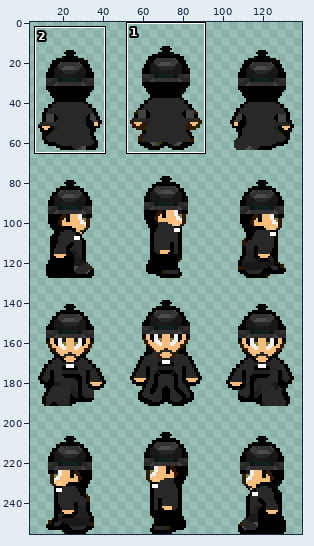
Sprite sheet: data/sprites/npc/npcwikary.png. Above: a wide view before the commit, with the close-up outlined.
Close-up. As it was:
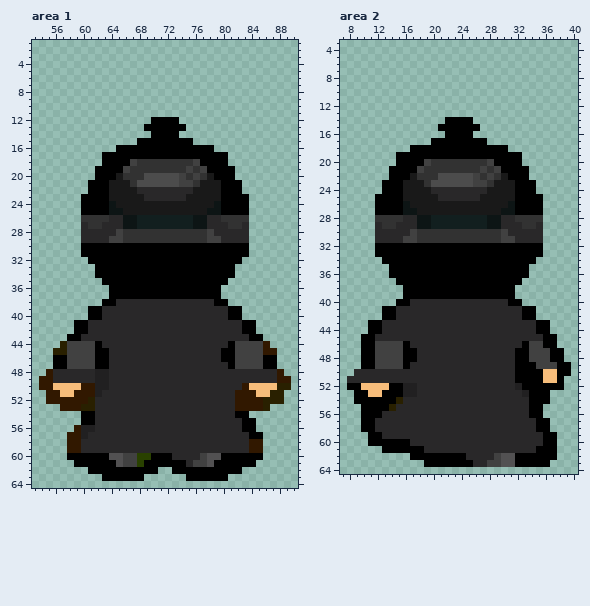
The file is 144x256 pixels. Colours within 5 levels of each other are drawn and written as one. Shown: area 1: x 53..90, y 1..64; area 2: x 7..40, y 3..64. The wide view leaves out empty margins. The commit also changed other parts of the picture, which this record leaves out.
The result:
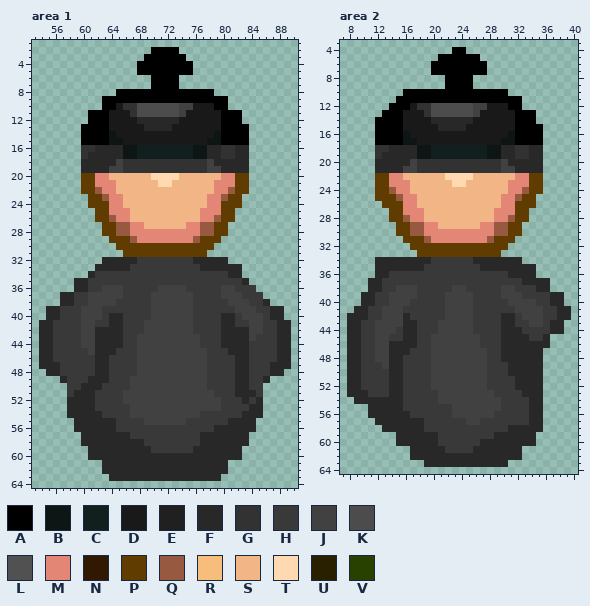
Palette (. is transparent): A #000000  B #0d1515  C #121f1f  D #191919  E #212021  F #292829  G #323232  H #393939  J #414141  K #4c4c4c  L #525152  M #e48676  N #311800  P #613c00  Q #985941  R #f6bd7b  S #f2b586  T #ffdab0  U #292000  V #294100
Changes in this commit:
Changed rows in their new state; - is an unchanged pixel.
Area 1:
first column x 54:
 2 ----------------AAAA----------------
 3 ---------------AAAAAA---------------
 4 --------------AAAAAAAA--------------
 5 --------------AAAAAAAA--------------
 6 ----------------AAAA----------------
 7 ----------------AAAA----------------
 8 -----------AAAAAAAAAAAAAA-----------
 9 ---------AAAAAAAAAAAAAAAAAA---------
10 ---------AADGGKKKKKKJJDDDAA---------
11 -------AAADDDGKKKKKKJDDDDDAAA-------
12 -------AAADDDDFFFFFFDDDDDDAAA-------
13 ------AAAADDDDDFFFFDDDDDDDAAAA------
14 ------AAAABDDDDDDDDDDDDDDBAAAA------
15 ------AAAABBDDDDDDDDDDDDBBAAAA------
16 ------GGFFFFBBCCCCCCCCBBFFGGFF------
17 ------GFFFFFBBCCCCCCCCBBFFGGFF------
18 ------FFFFFJGG--------GGJFFFFF------
19 ------FFFFJJG--------G-GJJFFFF------
20 ------PPMMSSSSSSTTTTSSSSSSMMPP------
21 ------PPMMMSSSSSSTTSSSSSSMMMPP------
22 ------PPQMMSSSSSSSSSSSSSSMMQPP------
23 ------.PPQMMSSSSSSSSSSSSMMQPP.------
24 ------.PPPMMSSSSSSSSSSSSMMPPP.------
25 ------..PPMMMSSSSSSSSSSMMMPP..------
26 ------..PPQMMSSSSSSSSSSMMQPP..------
27 ------...PPQQMMSSSSSSMMQQPP...------
28 ------...PPQQMMMMMMMMMMQQPP...------
29 ------....PPPQMMMMMMMMQPPP....------
30 ------.....PPPPPPPPPPPPPP.....------
31 ------......PPPPPPPPPPPP......------
32 -------..FFFFFHHHHHHHHFFFFF..-------
33 --------FFFFFHHHHHHHHHHFFFFFF-------
34 -------FHHHHHHHHHHHHHHHHHHHFF-------
35 -----FFHHHHHHHHHHHHHHHHHHHHHHF------
36 -----FFHHJJJHHHHHJJJJHHHHHJJHHH-----
37 ---FFHHJJJJJHHHHJJJJJJHHHHJJJHHH----
38 ---FFHHJJJJHHHHHJJJJJJHHHHHJJJHHF---
39 -FFHHHJJJHHHHHHHJJJJJJHHHHHHJJJHHFF-
40 -FFHHHJJJH--HHHHJJJJJJHHHH-FHJJJHFF-
41 FFHHHHJJHH--HHHJJJJJJJHHHH--HHJJHHFF
42 FFHHHHJJ----HHHJJJJJJJHHHH---FJJHHFF
43 FFHHHHJJ----HHJJJJJJJJJHHH----JHHHFF
44 FFHHHH--F---HHJJJJJJJJJHHH-FFFHHHHFF
45 FFHHHHH-FF-HHHJJJJJJJJJJHHHFFFHHHHFF
46 FFHHHHHHFFHHHHJJJJJJJJJJHHHHFFHHHHFF
47 FFFHHHHHFFHHHHJJJJJJJJJJHHHHFFHHHFFF
48 -F-HHHHHFFHHHHJJJJJJJJJJHHHH--HHH-F-
49 ...-HHH-FFHHHJJJJJJJJJJJHHHH--HH-...
50 ....HHFFFHHHHJJJJJJJJJJJHHHH-FHH....
51 -...HFFFHHHHJJJJJJJJJJJJJHHHFFFH...-
52 -...FFFFHHHHJJJJJJJJJJJJJJHHHFHF...-
53 ---.FFFFHHHHHJJJJJJJJJJJJJHHHHFF.---
54 ----FFFF-HHHHJJJJJJJJJJHHHHHHFFF----
55 -----FFF---HHHHJJJJJJHHHHHH--FF-----
56 -----FFF---HHHHHHHHHHHHHH----FF-----
57 ----..F------HHHHHHHHHH-------..----
58 ----..---------HHHHHHHH-------..----
59 ----...---------HHHHHH-------...----
60 ----...FFFFFFFFFFFF----FFFFFF...----
61 -----....FFFFFFFFFFFF-FFFFF....-----
62 -------..FFFFFFFFFFFFFFFFFF..-------
63 ---------.FFFFFFFFFFFFFFFF.---------
Area 2:
first column x 8:
 4 ---------------AA---------------
 5 -------------AAAAAA-------------
 6 ------------AAAAAAAA------------
 7 ------------AAAAAAAA------------
 8 --------------AAAA--------------
 9 --------------AAAA--------------
10 --------AAAAAAAAAAAAAAA---------
11 -------AAAAAAAAAAAAAAAAAA-------
12 ------AAADGGKKKKKKJJDDDAA-------
13 -----AAADDDGKKKKKKJDDDDDAAA-----
14 ----AAAADDDDFFFFFFDDDDDDAAA-----
15 ----AAAADDDDDFFFFDDDDDDDAAAA----
16 ----AAAABDDDDDDDDDDDDDDBAAAA----
17 ----AAAABBDDDDDDDDDDDDBBAAAA----
18 ----GGFFFFBBCCCCCCCCBBFFGGFF----
19 ----GFFFFFBBCCCCCCCCBBFFGGFF----
20 ----FFFFFJGG--------GGJFFFFF----
21 ----FFFFJJG--------G-GJJFFFF----
22 ----PPMMSSSSSSTTTTSSSSSSMMPP----
23 ----PPMMMSSSSSSTTSSSSSSMMMPP----
24 ----PPQMMSSSSSSSSSSSSSSMMQPP----
25 ----PPPQMMSSSSSSSSSSSSMMQPP.----
26 ----.PPPMMSSSSSSSSSSSSMMPPP.----
27 ----..PPMMMSSSSSSSSSSMMMPP..----
28 ----..PPQMMSSSSSSSSSSMMQPP..----
29 ----...PPQQMMSSSSSSMMQQPP...----
30 ----...PPQQMMMMMMMMMMQQPP...----
31 ----....PPPQMMMMMMMMQPPP....----
32 ----.....PPPPPPPPPPPPPP.....----
33 ----......PPPPPPPPPPPP......----
34 ----FFFFFFFFHHHHHHFFFFFFF..-----
35 ----FFFFFFFHHHHHHHHFFFFFFFF-----
36 ----FFHHHHHHHHHHHHHHHHHFFFF-----
37 ---FFHHHHHHHHHHHHHHHHHHHHFFFF---
38 ---FFHHJJJHHHHHJJHHHHHJJHHHFF---
39 --FFHHJJJJHHHHJJJJHHHHJJJHHHHFF-
40 --FFHHJJJHHHHHJJJJHHHHHJJJJHHFF-
41 -FFHHJJJHHHHHHJJJJHHHHHHJJJJHHFF
42 FFFHHJJJ-HHHHHJJJJHHHH--HJJJHHFF
43 FFHHJJJJ--HHHJJJJJHHHH--HHJJHFF-
44 FFHHJJJH--HHHJJJJJHHHH---HHHHFF-
45 FFHHJJHH--HHJJJJJJJHHH----HHF.--
46 FFHH--FFF-HHJJJJJJJHHH---FFFF.--
47 FFHH--FFFHHHJJJJJJJJHH--FFFF...-
48 FFHH--FFHHHHJJJJJJJJHH--FFFF...-
49 FFHHH-FFHHHHJJJJJJJJHHH-FFFF....
50 F-HHHH--HHHHJJJJJJJJHHH-FFFF....
51 --HHHH--HHHHJJJJJJJJHHHHFFFF...-
52 FFHHHHFFHHHHJJJJJJJJHHHHFFFF...-
53 FFFHHHFFHHHHHJJJJJJJJHHHHFFF.---
54 -FFFFFFFHHHHHJJJJJJJJJHHHHFF.---
55 --.FFFF-HHHHHHHJJJJJJJHHHHFF----
56 --.FF----HHHHHHJJJJJJHHHHHFF----
57 --..-------HHHHHHJJHHHHHHH-F.---
58 --...------HHHHHHHHHHHH----F.---
59 ---....------HHHHHHHH------...--
60 ---....FF----HHHHHH--------...--
61 -----....FF---HHHH-------.....--
62 ---------FFFFFFFF----FFFF.....--
63 -----------FFFFFFF--FFF......---
Where, in picture pixels (left, top, right, bottom), the same in both close-ups:
changed: (39, 47, 291, 481)
changed: (347, 47, 571, 467)
